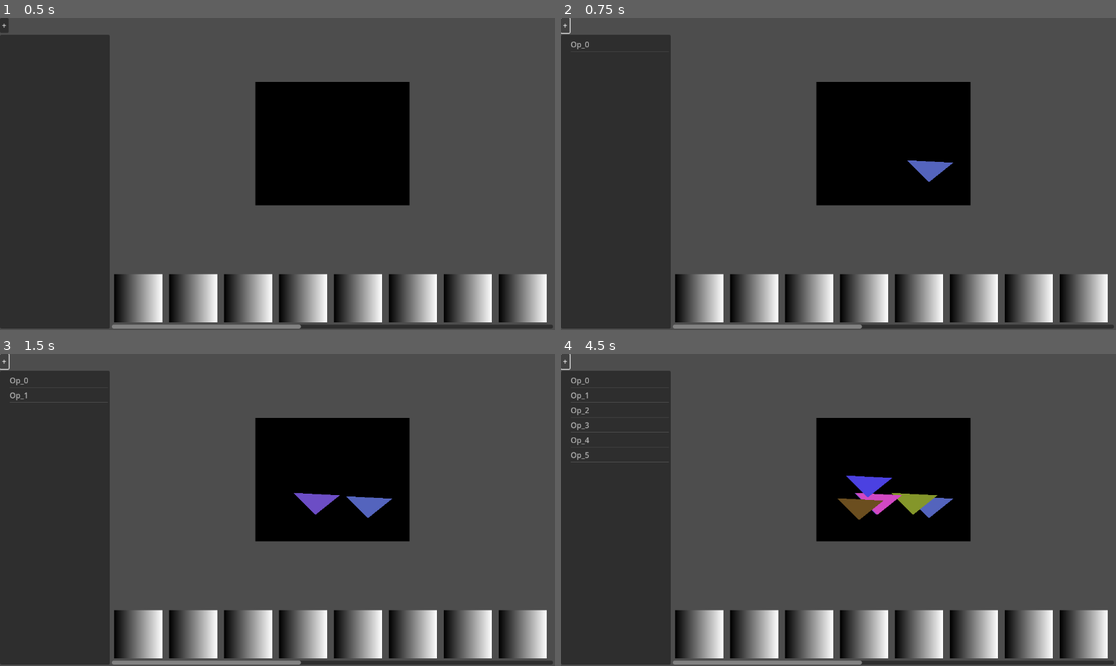
Above: before the commit, frames 1-4 (two rows, left to right).
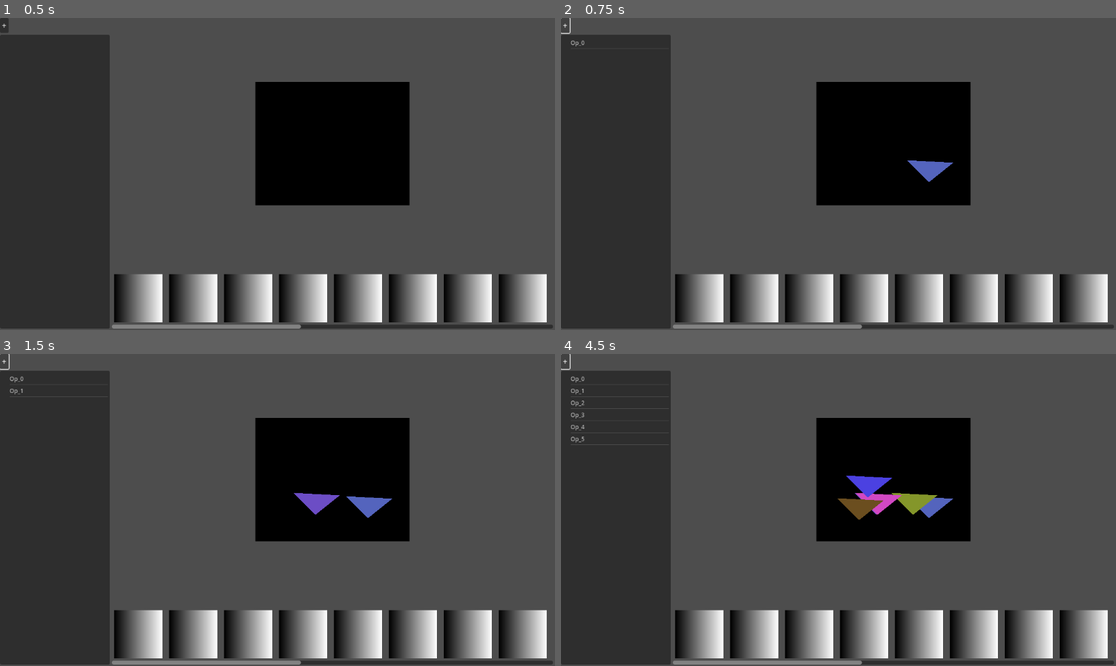
Above: after the commit, the same moments.

Repository: tehKaiN/blit_anim_editor
Game: Godot game, scene res://scenes/editor_main.tscn
Same seed, same stepped clock (60 frames per second), same inputs: the game is played once before the commit and once after it.
Inputs:
- Up to frame 1 (0.5 s): no input
- Up to frame 2 (0.75 s): click "+" at 0.5 s
- Up to frame 3 (1.5 s): click "+" at 1.25 s
- Up to frame 4 (4.5 s): click "+" at 2 s; tap Enter at 2.75, 4.25 s; tap Space at 3.5 s

Frame 1 is identical in both runs. In frame 2, less than 0.1% of the frame differs, in the area x 1-6%, y 7-11%; in frame 3, 0.1%; in frame 4, 0.5%, in the area x 1-20%, y 7-35%.

Commit message:
add drag n drop to blitter op tree

Diff:
--- a/scenes/editor_main.tscn
+++ b/scenes/editor_main.tscn
@@ -1,6 +1,7 @@
-[gd_scene load_steps=4 format=3 uid="uid://dm8vdl7rxoe4r"]
+[gd_scene load_steps=5 format=3 uid="uid://dm8vdl7rxoe4r"]
 
 [ext_resource type="Script" path="res://scripts/editor_main.gd" id="1_krg5v"]
+[ext_resource type="Script" path="res://scripts/op_tree.gd" id="2_hwnt3"]
 
 [sub_resource type="Gradient" id="Gradient_5nl6j"]
 
@@ -40,10 +41,12 @@
 layout_mode = 2
 size_flags_horizontal = 3
 size_flags_vertical = 3
+theme_override_font_sizes/font_size = 12
 allow_search = false
 hide_root = true
 select_mode = 2
 scroll_horizontal_enabled = false
+script = ExtResource("2_hwnt3")
 
 [node name="VBoxContainer" type="VBoxContainer" parent="HBoxContainer"]
 layout_mode = 2
--- a/scripts/editor_main.gd
+++ b/scripts/editor_main.gd
@@ -90,6 +90,7 @@
 	var tree_node := op_tree.create_item()
 	tree_node.set_text(0, "Root")
 	add_op_button.connect("pressed", _on_add_button_pressed)
+	op_tree.reordered.connect(_on_tree_reordered)
 
 	current_frame_image = Image.create(320, 256, false, Image.FORMAT_RGB8)
 	scratch_image = Image.create(320, 256, false, Image.FORMAT_RGB8)
@@ -118,8 +119,12 @@
 
 	_draw_frame_from_commands()
 
+func _on_tree_reordered() -> void:
+	_draw_frame_from_commands()
+
 
 func _draw_frame_from_commands() -> void:
+	current_frame_image.fill(Color.BLACK)
 	var ops : Array[BlitterOp] = []
 	for child in op_tree.get_root().get_children():
 			var op = child.get_meta("op") as BlitterOp
--- /dev/null
+++ b/scripts/op_tree.gd
@@ -0,0 +1,28 @@
+extends Tree
+
+signal reordered()
+
+
+func _get_drag_data(at_position: Vector2) -> Variant:
+	return get_item_at_position(at_position)
+
+
+func _can_drop_data(at_position: Vector2, data: Variant) -> bool:
+	var drop_section := get_drop_section_at_position(at_position)
+	if drop_section == -100 || drop_section == 0:
+		drop_mode_flags &= ~DROP_MODE_INBETWEEN
+		return false
+	drop_mode_flags |= DROP_MODE_INBETWEEN
+	return true
+
+
+func _drop_data(at_position: Vector2, data: Variant) -> void:
+	var drop_section := get_drop_section_at_position(at_position)
+	var hovered_item := get_item_at_position(at_position)
+
+	if drop_section == -1:
+		data.move_before(hovered_item)
+	elif drop_section == 1:
+		data.move_after(hovered_item)
+	reordered.emit()
+	drop_mode_flags &= ~DROP_MODE_INBETWEEN
